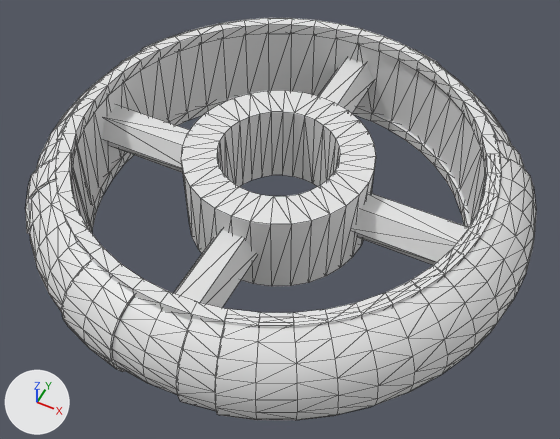
An edit to the OBJ model cosmodrone/assets/station-parts/elevator_torus_1.obj, drawn before and after from the same camera.
Both versions are drawn from a 50 mm lens placed at (1.005, -1.996, 2.284), pointed at (0.054, -0.094, -0.093). The lights are fixed; the arrows at lower left show +X, +Y and +Z. Mesh edges are drawn as thin lines. Where no turn or scale is listed for an object, it has been applied to the vertices.

Script lines for the objects in view, before the commit:
```python
me_elevator_torus_1_cylinder_041 = bpy.data.meshes.new('Elevator_Torus_1_Cylinder.041')
me_elevator_torus_1_cylinder_041.from_pydata(...)  # 1506 vertices, 2996 faces; spans x -1.0..1.03, y -1.01..1.01, z -0.23..0.23
ob_elevator_torus_1_cylinder_041 = bpy.data.objects.new('Elevator_Torus_1_Cylinder.041', me_elevator_torus_1_cylinder_041)
ob_elevator_torus_1_cylinder_041.location = (0.0, 0.0, 0.0)
```
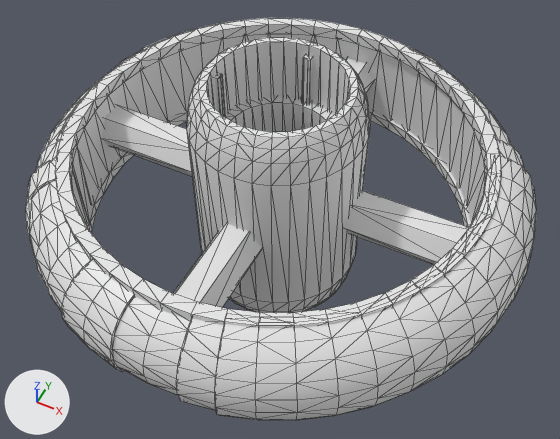
Changed parts and their boxes [x1, y1, x2, y2] in the pictures (560 x 439 px; the box of a moved part takes in the faces that stretch with it):
part 1 of me_elevator_torus_1_cylinder_041, rebuilt
    before: [181, 90, 376, 286]
    after: [225, 96, 333, 132]
part 2 of me_elevator_torus_1_cylinder_041, added
    after: [187, 37, 370, 313]
part 3 of me_elevator_torus_1_cylinder_041, added
    after: [215, 56, 312, 117]
part 4 of me_elevator_torus_1_cylinder_041, moved or reshaped
    both: [25, 176, 40, 223]

What the commit changed:
me_elevator_torus_1_cylinder_041 is used by ob_elevator_torus_1_cylinder_041; location (0.0, 0.0, 0.0).
me_elevator_torus_1_cylinder_041 had 1506 vertices, 2996 faces and spanned x -1.0..1.03, y -1.01..1.01, z -0.23..0.23.
me_elevator_torus_1_cylinder_041 now has 1874 vertices, 3716 faces and spans x -1.0..1.03, y -1.01..1.01, z -0.52..0.52.
me_elevator_torus_1_cylinder_041 part 1: the loose piece of 128 vertices spanning x -0.38..0.38, y -0.38..0.38, z -0.18..0.18 is rebuilt with 128 vertices and now spans x -0.3..0.3, y -0.3..0.3, z -0.25..0.25.
me_elevator_torus_1_cylinder_041 part 2: a new loose piece of 320 vertices spanning x -0.35..0.35, y -0.35..0.35, z -0.52..0.52.
me_elevator_torus_1_cylinder_041 part 3: 48 vertices added at x -0.27..0.27, y -0.27..0.27, z -0.47..0.47.
me_elevator_torus_1_cylinder_041 part 4: 2 vertices moved within x -0.77, y -0.59, z 0.11.
